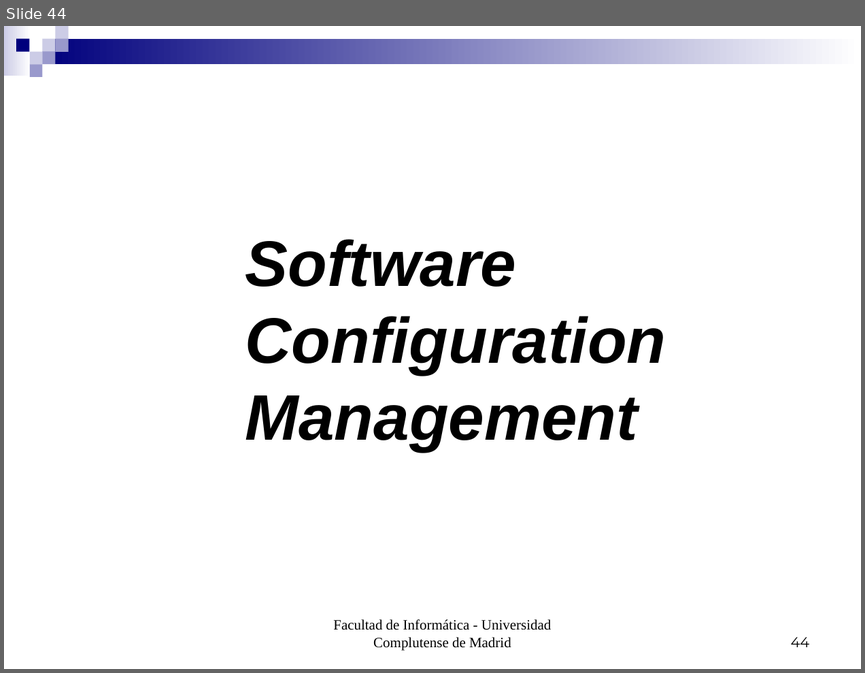
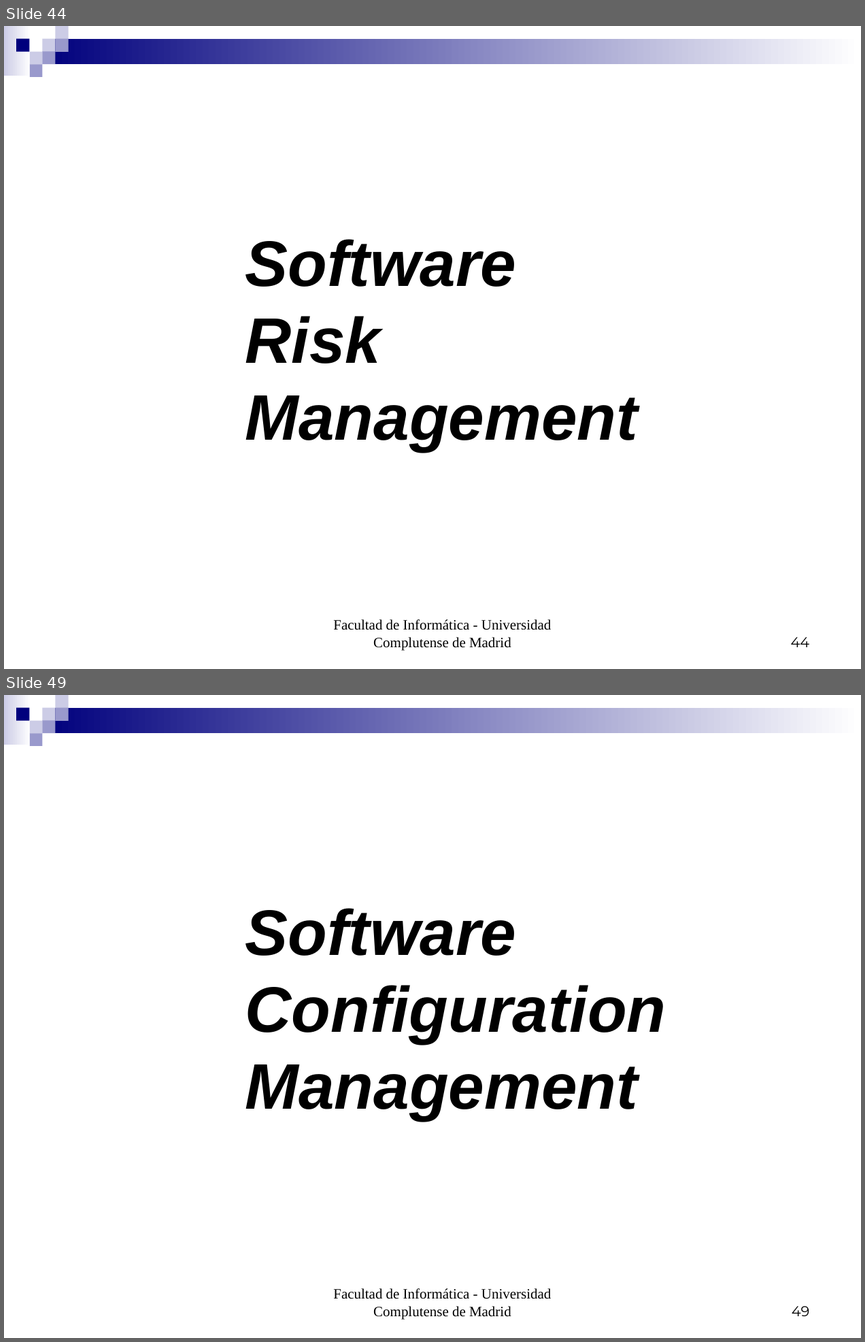
Before and after one commit to munsuri/egorilla, a slide deck: doc/PresentacionIS.ppt. Shown one above the other, each under a label of ours: slide 44 before the commit, slides 44 and 49 after it; the slides between them are not shown. The pictures are 865x673 and 865x1342 pixels, drawn with LibreOffice and Linux fonts; fonts in the diff are those of the drawing. Boxes give left, top, right and bottom in pixels: in the first picture for what was removed or moved away, otherwise in the second. Text is boxed around its words. In the diff, an @@ line names an element or a change of style, - is before the commit and + after.

```diff
--- a/doc/PresentacionIS.ppt
+++ b/doc/PresentacionIS.ppt
@@ slide 44 added at [4,26,861,669], background #FFFFFF; not listed: 9 template elements that a slide beside it also shows @@
@@ title added at [245,239,638,451], 54 pt, text #000000, bold, italic @@
+Software
+Risk
+Management
@@ text added at [333,619,551,650], 12 pt, text #000000 @@
+Facultad de Informática - Universidad Complutense de Madrid
@@ page number added at [791,637,810,647], 12 pt, text #000000 @@
+44
@@ what was slide 44 is now slide 49 @@
@@ page number at [791,1306,809,1316]: text changed @@
-44
+49
```
Also in this commit, not shown: 1 slide changed, 4 other slides added.
